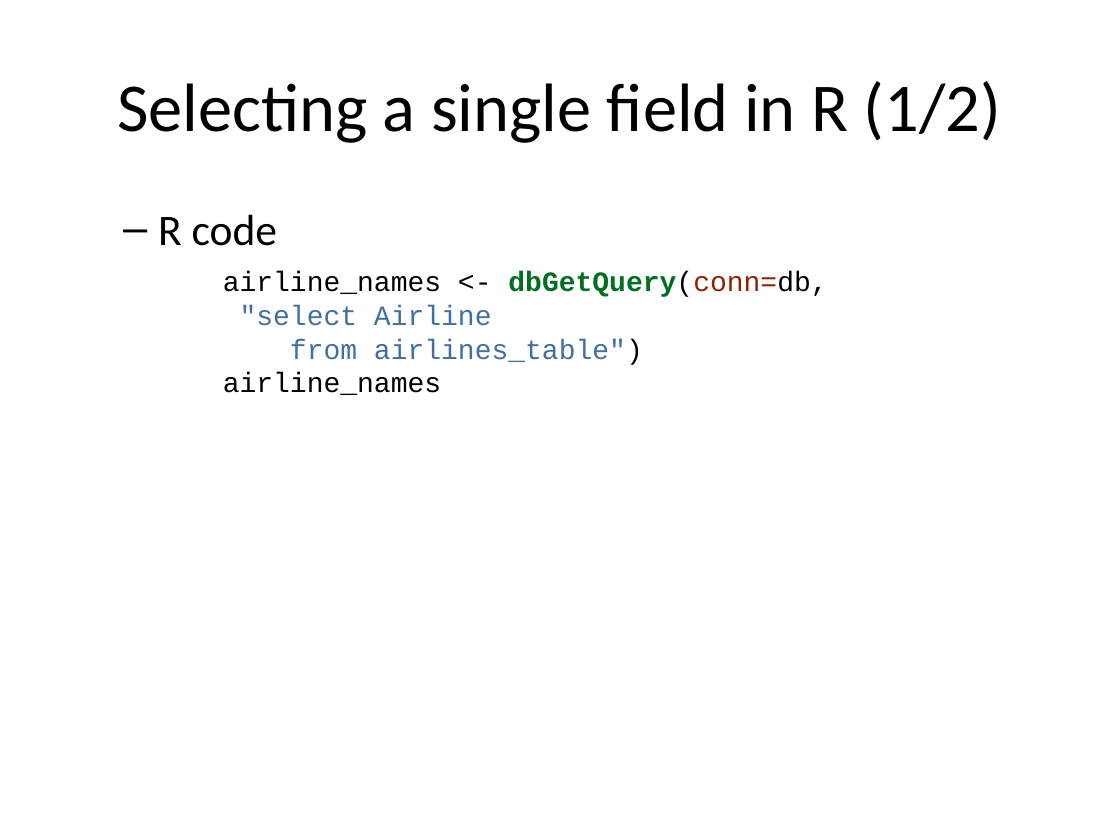
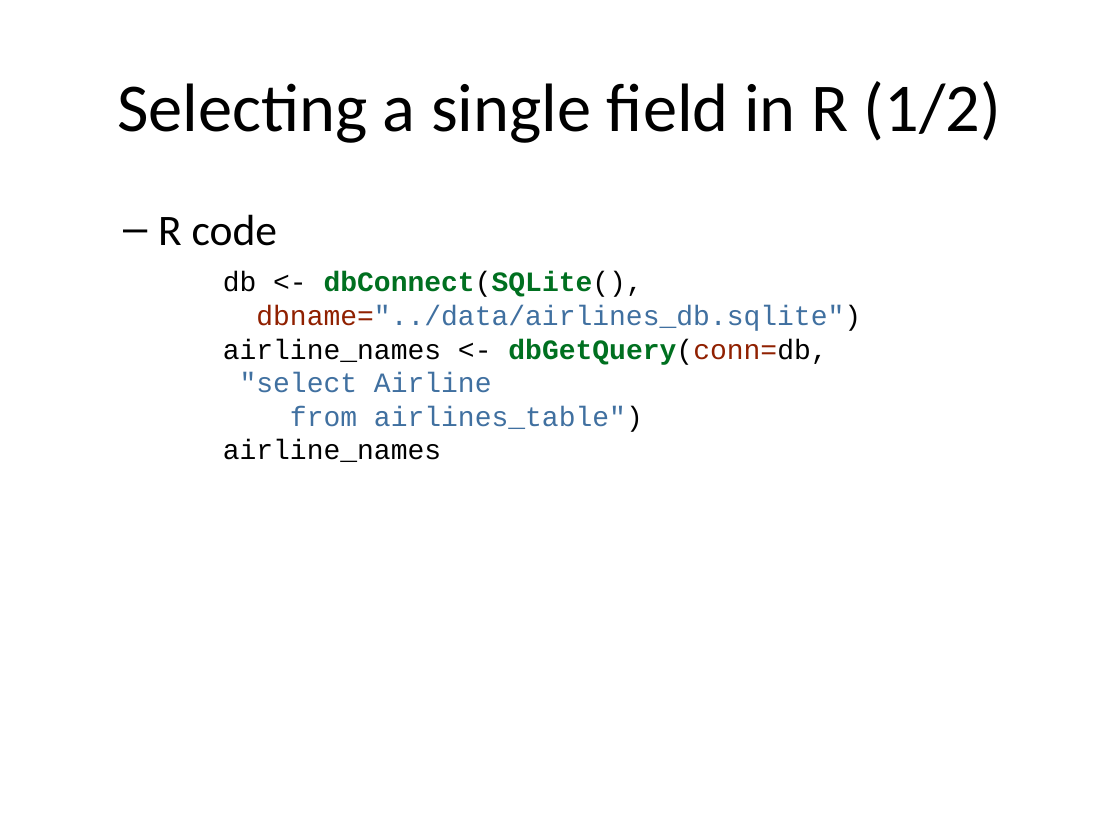
Before and after one commit to pmean/introduction-to-sql, a slide deck: slide 9 of src/select.pptx. Drawn at 1120x840 pixels with LibreOffice and Linux fonts; fonts in the diff are those of the drawing. Boxes give left, top, right and bottom in pixels: in the first picture for what was removed or moved away, otherwise in the second. Text is boxed around its words. In the diff, an @@ line names an element or a change of style, - is before the commit and + after.

```diff
--- a/src/select.pptx
+++ b/src/select.pptx
@@ text at <box>223,272,861,462</box>: text changed; text colour #000000 to #4070A0 @@
-airline_names <- dbGetQuery(conn=db,
-"select Airline
-from airlines_table")
-airline_names
+db <- dbConnect(SQLite(),
+dbname="../data/airlines_db.sqlite")
+airline_names <- dbGetQuery(conn=db,
+"select Airline
+from airlines_table")
+airline_names
```
Also in this commit, not shown: 3 other slides changed, 1 slide added, 6 other files.
